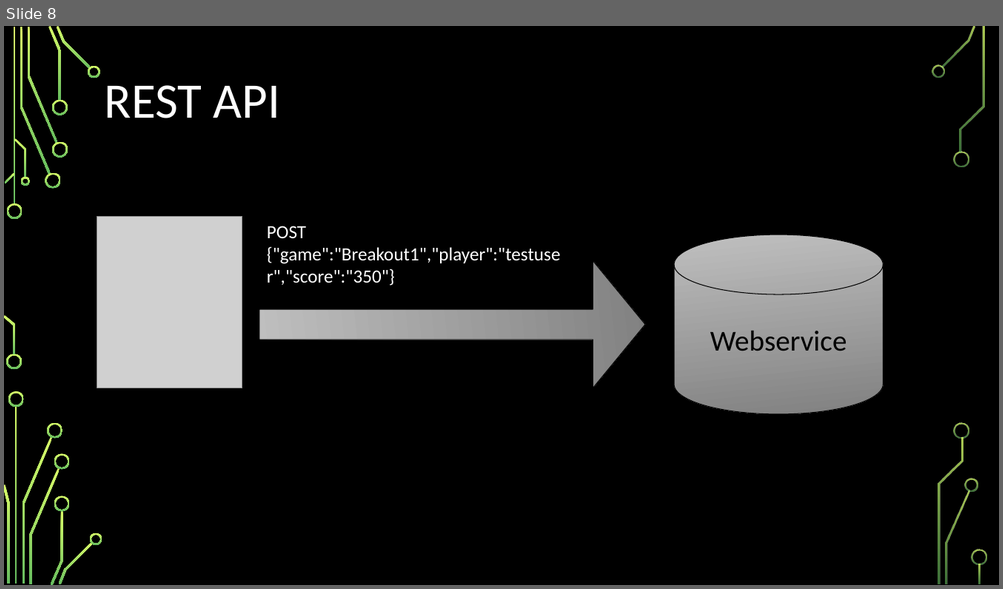
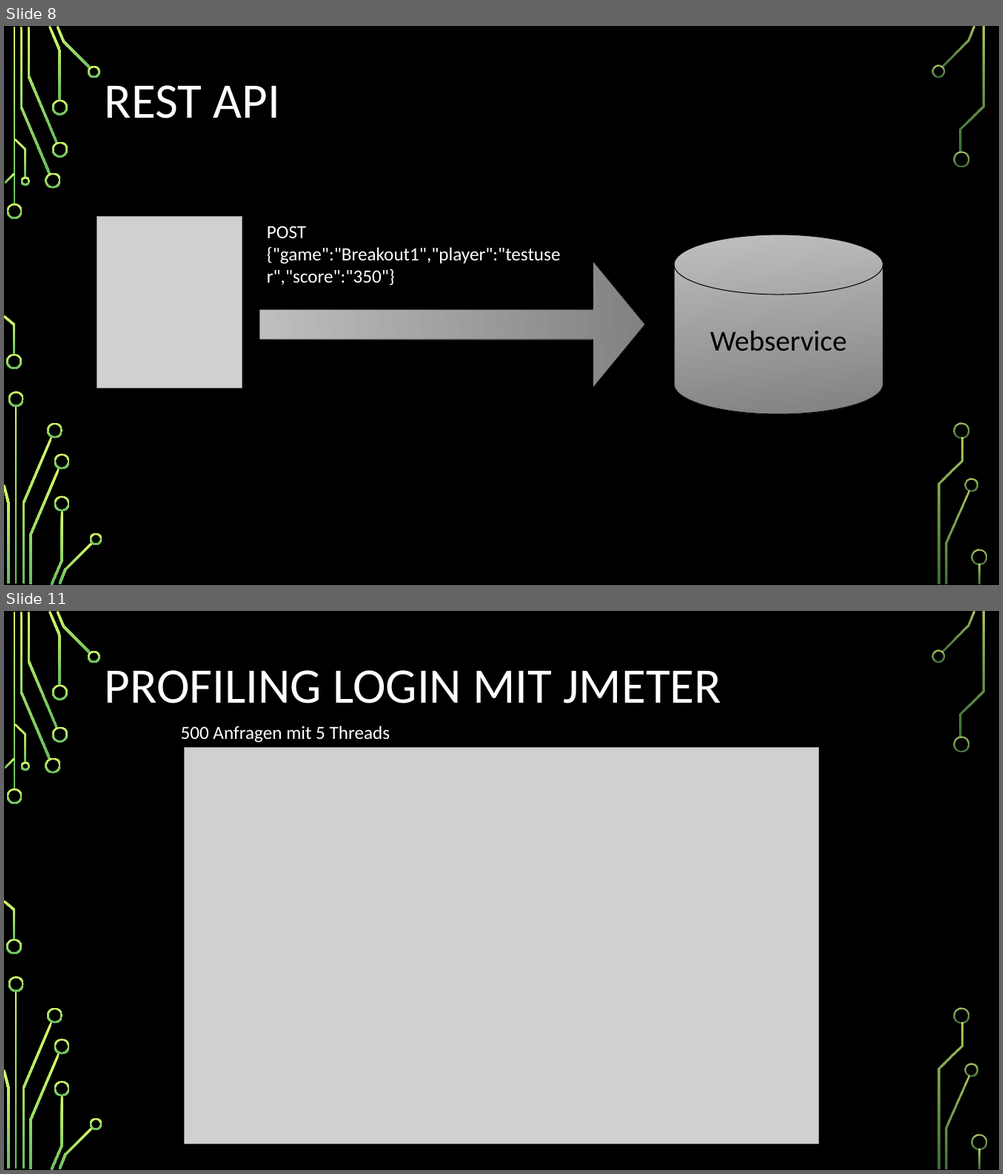
Before and after one commit to OSI-Califronia/linmabreakout, a slide deck: praesentation/Softwarearchitekturen.pptx. Shown one above the other, each under a label of ours: slide 8 before the commit, slides 8 and 11 after it; the slides between them are not shown. The pictures are 1003x589 and 1003x1174 pixels, drawn with LibreOffice and Linux fonts; fonts in the diff are those of the drawing; grey boxes stand for pictures; background and template pictures are left out. Boxes give left, top, right and bottom in pixels: in the first picture for what was removed or moved away, otherwise in the second. Text is boxed around its words. In the diff, an @@ line names an element or a change of style, - is before the commit and + after.

```diff
--- a/praesentation/Softwarearchitekturen.pptx
+++ b/praesentation/Softwarearchitekturen.pptx
@@ slide 11 added at box(4, 611, 999, 1170), background picture (left out); not listed: 36 template elements that a slide beside it also shows @@
@@ title added at box(105, 670, 721, 703), 48 pt, text #FFFFFF @@
+PROFILING LOGIN MIT JMETER
@@ text added at box(181, 726, 390, 743), 18 pt, text #FFFFFF @@
+500 Anfragen mit 5 Threads
@@ picture added at box(184, 748, 818, 1144) @@
```
Also in this commit, not shown: 6 slides changed, 1 other slide added, 2 slides removed.
